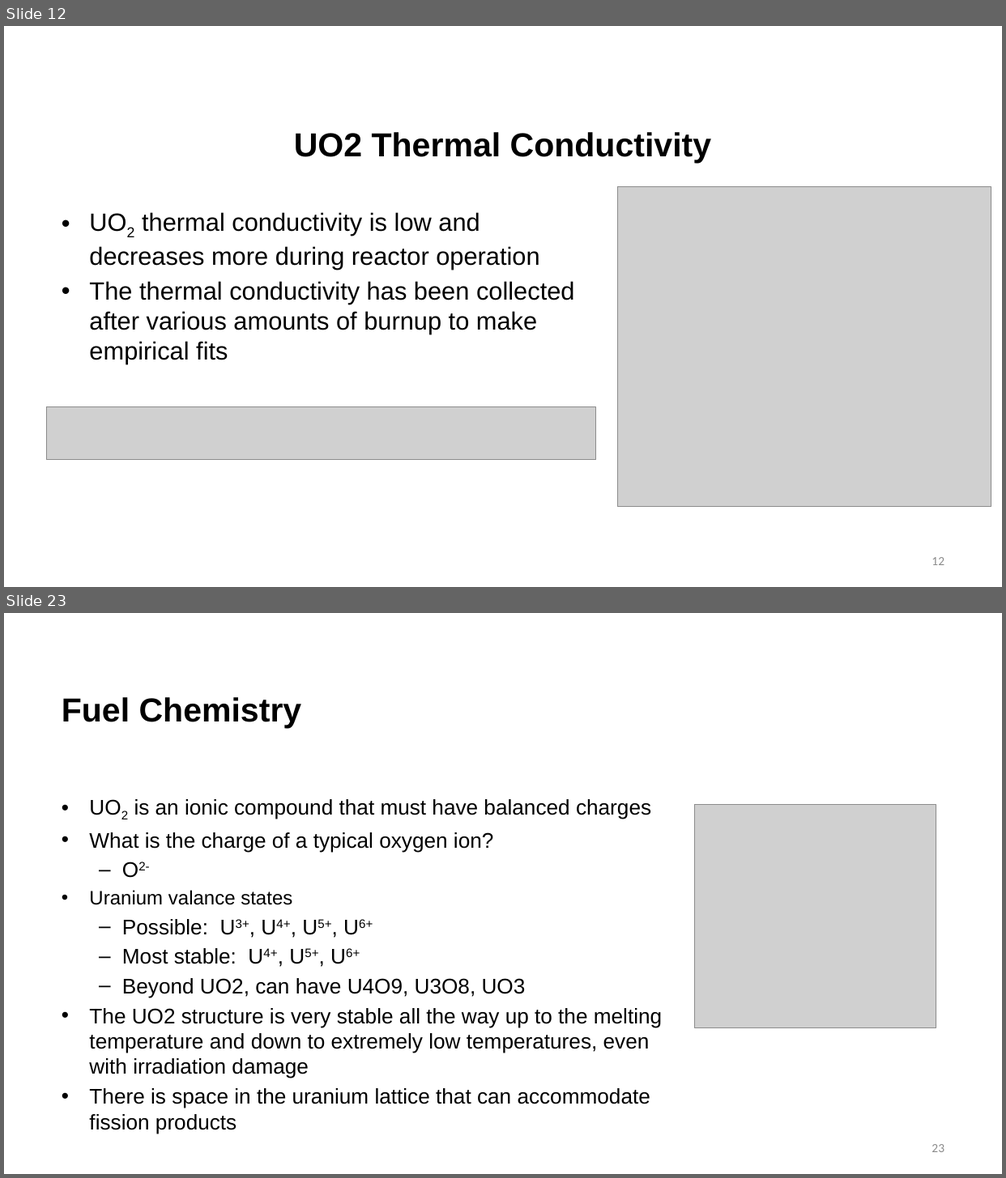
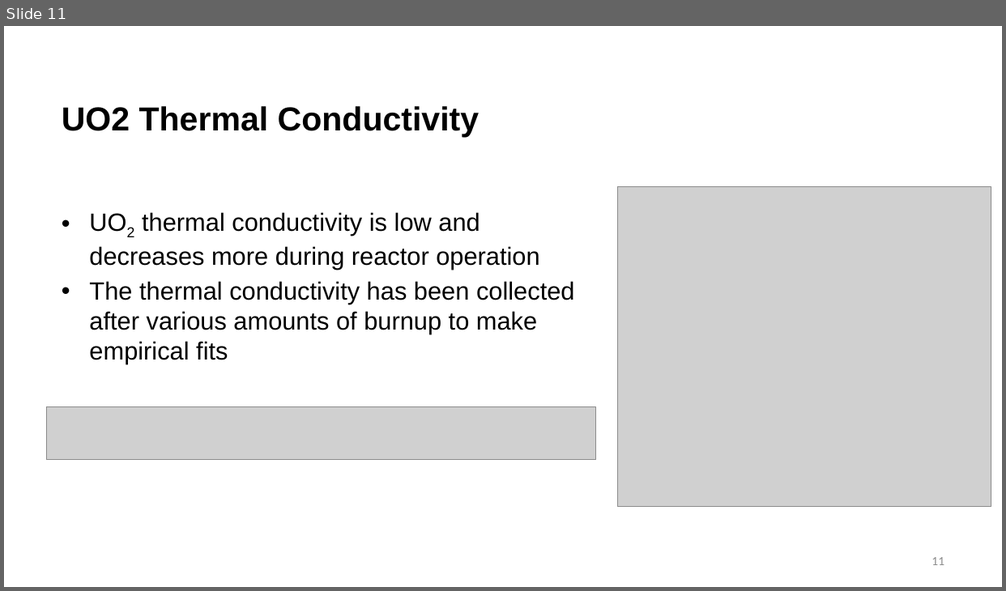
Before and after one commit to benbeeler/TEACHING, a slide deck: Nuclear_Fuel_Performance/NE533_Spring2026/Module3/Lec11_fuelchem.pptx. Shown one above the other, each under a label of ours: slides 12 and 23 before the commit, slide 11 after it; the slides between them are not shown. The pictures are 1006x1178 and 1006x591 pixels, drawn with LibreOffice and Linux fonts; fonts in the diff are those of the drawing; grey boxes stand for pictures; background and template pictures are left out. Boxes give left, top, right and bottom in pixels: in the first picture for what was removed or moved away, otherwise in the second. Text is boxed around its words. In the diff, an @@ line names an element or a change of style, - is before the commit and + after.

```diff
--- a/Nuclear_Fuel_Performance/NE533_Spring2026/Module3/Lec11_fuelchem.pptx
+++ b/Nuclear_Fuel_Performance/NE533_Spring2026/Module3/Lec11_fuelchem.pptx
@@ slide 23 removed at (4,613,1002,1174), background #FFFFFF @@
@@ title removed at (62,697,302,728) @@
-Fuel Chemistry
@@ text removed at (89,799,662,1109) @@
-• UO2 is an ionic compound that must have balanced charges
-• What is the charge of a typical oxygen ion?
-  – O2-
-• Uranium valance states
-  – Possible: U3+, U4+, U5+, U6+
-  – Most stable: U4+, U5+, U6+
-  – Beyond UO2, can have U4O9, U3O8, UO3
-• The UO2 structure is very stable all the way up to the melting temperature and down to extremely low temperatures, even with irradiation damage
-• There is space in the uranium lattice that can accommodate fission products
@@ picture removed at (695,805,936,1028) @@
@@ page number removed at (931,1144,944,1152) @@
-23
@@ what was slide 12 is now slide 11 @@
@@ slide 11 changed as well @@
@@ title "UO2 Thermal Conductivity": place and size @@
-title "UO2 Thermal Conductivity" at (294,132,712,163)
+title "UO2 Thermal Conductivity" at (62,106,479,138)
@@ title "UO2 Thermal Conductivity" at (62,106,479,138): alignment centre to left @@
@@ page number at (931,557,944,565): text changed @@
-12
+11
```
Also in this commit, not shown: 9 other slides changed, 15 other slides removed, 6 other files.
